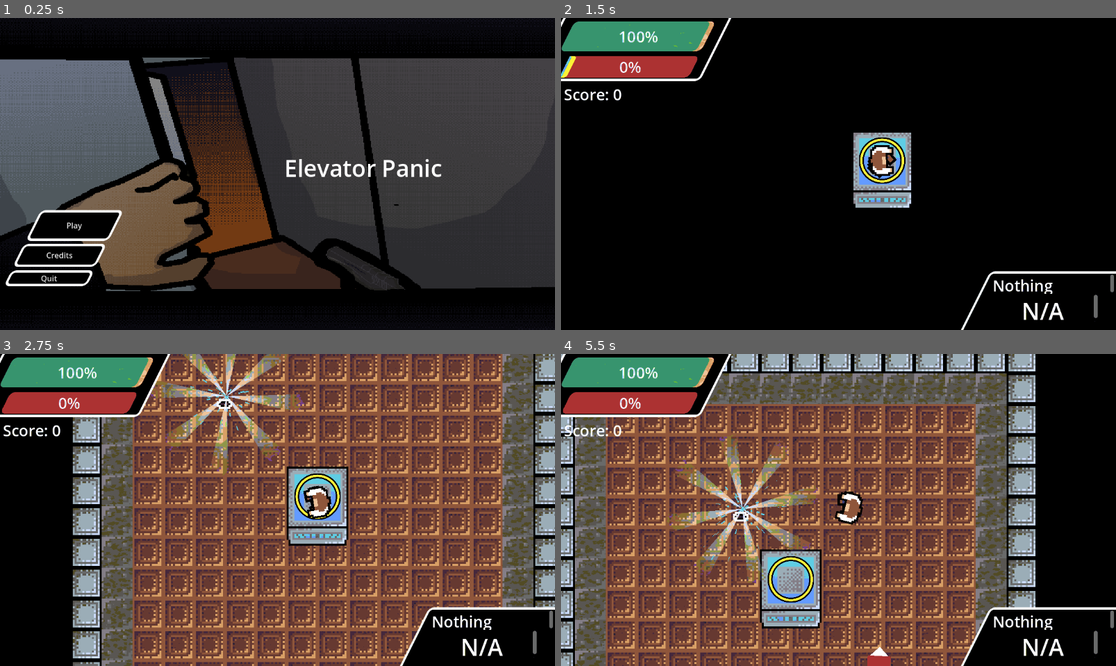
Above: before the commit, frames 1-4 (two rows, left to right).
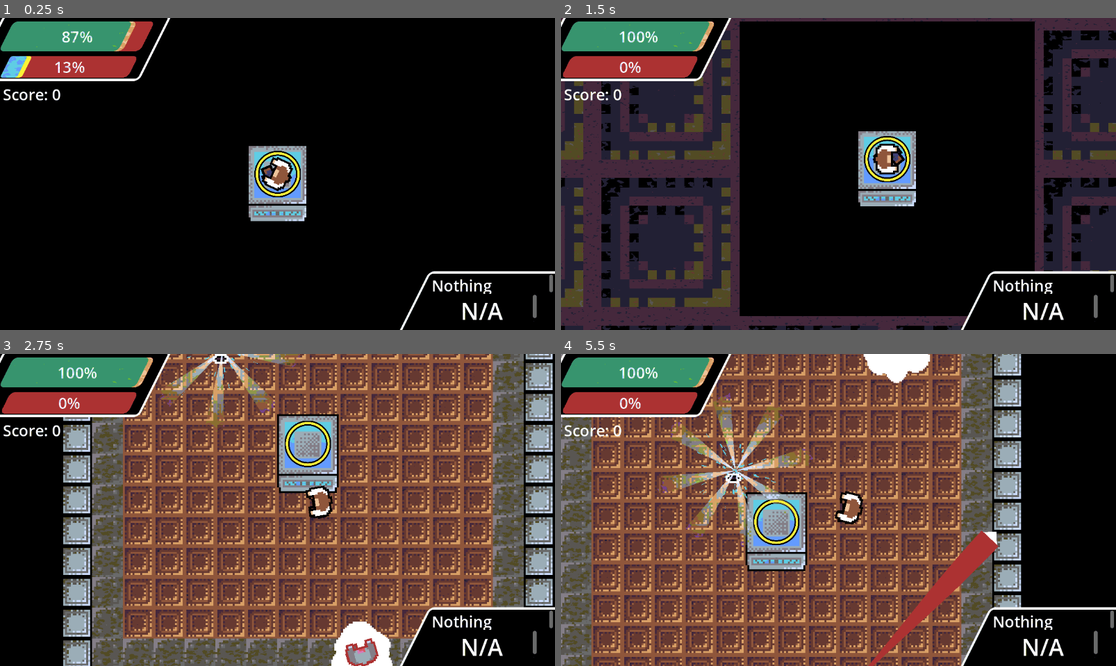
Above: after the commit, the same moments.

Repository: DriftWare07/gdod-jam-25
Game: Godot game, scene res://scenes/main.tscn
The game is run twice, just before and just after one commit, with the same random seed, the same clock (stepped at 60 frames per second) and the same inputs. Before the commit the project starts from res://scenes/menu.tscn. Sound files missing from this copy of the repository are replaced by a short silence.
Inputs (mouse positions are in pixels of both pictures, inside the frame that each line leads up to):
- Up to frame 1 (0.25 s): no input
- Up to frame 2 (1.5 s): click (633, 227) at 0.5 s, where only the run before the commit has a clickable "Play"; move the mouse to (960, 158) at 1.27 s; press the mouse at (960, 158) at 1.28 s; hold D (right) from 1.28 s (still down)
- Up to frame 3 (2.75 s): move the mouse to (166, 525) at 2.02 s; release D (right) at 2.03 s; release the mouse at (166, 525) at 2.03 s; hold S (down) from 2.03 s (still down); click (166, 525) at 2.1 s
- Up to frame 4 (5.5 s): move the mouse to (894, 441) at 2.77 s; release S (down) at 2.78 s; press the mouse at (894, 441) at 2.78 s; hold D (right) 2.78-3.53 s; move the mouse to (810, 572) at 3.52 s; release the mouse at (810, 572) at 3.53 s; hold W (up) 3.53-4.28 s; click (810, 572) at 3.6 s; move the mouse to (1005, 556) at 4.27 s; press the mouse at (1005, 556) at 4.28 s; hold A (left) from 4.28 s (still down); move the mouse to (672, 463) at 5.02 s; release the mouse at (672, 463) at 5.03 s; click (672, 463) at 5.1 s

The runs differ from the first frame. In frame 1, 69% of the frame differs, in the area x 0-100%, y 0-100%; in frame 2, 40%; in frame 3, 54%; in frame 4, 58%.

Commit message:
main menu

Diff:
--- a/gdod-jam-25/project.godot
+++ b/gdod-jam-25/project.godot
@@ -11,7 +11,7 @@
 [application]
 
 config/name="gdod jam 25"
-run/main_scene="uid://cqg8koeuspqkc"
+run/main_scene="res://scenes/main.tscn"
 config/features=PackedStringArray("4.4", "Forward Plus")
 config/icon="res://icon.svg"
 
@@ -19,6 +19,11 @@
 
 Shaker="*res://addons/shaker/src/Shaker.gd"
 Global="*res://scripts/global.gd"
+
+[display]
+
+window/stretch/aspect="keep_height"
+window/stretch/scale_mode="integer"
 
 [editor_plugins]
 
--- a/gdod-jam-25/scenes/menu.tscn
+++ b/gdod-jam-25/scenes/menu.tscn
@@ -1,7 +1,7 @@
 [gd_scene load_steps=5 format=3 uid="uid://cqg8koeuspqkc"]
 
 [ext_resource type="Theme" uid="uid://2bek0awd3xii" path="res://assets/main_theme.tres" id="1_vjb58"]
-[ext_resource type="Texture2D" uid="uid://cvih0dgaufff6" path="res://assets/P1140690.png" id="1_yqeox"]
+[ext_resource type="Texture2D" uid="uid://cvih0dgaufff6" path="res://assets/shaders/P1140690.png" id="1_yqeox"]
 [ext_resource type="Script" uid="uid://s68dshxmqcdh" path="res://scripts/main_menu.gd" id="2_mhnvy"]
 [ext_resource type="AudioStream" uid="uid://b0wwvfswbwjq4" path="res://assets/sounds/hurt sounds/MUSCPerc_Gong, Raw, Stinger, Drone 22_344 Audio_Cymbals From Hell Vol 2.wav" id="3_con2f"]
 
--- /dev/null
+++ b/gdod-jam-25/scenes/player/main_menu.tscn
@@ -0,0 +1,147 @@
+[gd_scene load_steps=8 format=3 uid="uid://dd75e8cfa15m0"]
+
+[ext_resource type="Texture2D" uid="uid://cvih0dgaufff6" path="res://assets/shaders/P1140690.png" id="1_3qduv"]
+[ext_resource type="FontFile" uid="uid://ma8yhijiwncb" path="res://scenes/GrapeSoda.ttf" id="2_etmgo"]
+
+[sub_resource type="StyleBoxTexture" id="StyleBoxTexture_hawyq"]
+texture = ExtResource("1_3qduv")
+expand_margin_top = 110.0
+expand_margin_bottom = 110.0
+modulate_color = Color(0.728822, 0.728822, 0.728822, 1)
+
+[sub_resource type="StyleBoxEmpty" id="StyleBoxEmpty_c6kli"]
+
+[sub_resource type="StyleBoxFlat" id="StyleBoxFlat_3iyk8"]
+bg_color = Color(0.212305, 0.212305, 0.212305, 1)
+border_width_left = 6
+border_width_top = 6
+border_width_right = 6
+border_width_bottom = 6
+border_color = Color(1, 1, 1, 1)
+corner_radius_top_left = 16
+corner_radius_top_right = 16
+corner_radius_bottom_right = 16
+corner_radius_bottom_left = 16
+shadow_color = Color(0, 0, 0, 0)
+shadow_size = 5
+shadow_offset = Vector2(0, 3.41)
+
+[sub_resource type="StyleBoxFlat" id="StyleBoxFlat_8xbyn"]
+bg_color = Color(0.205117, 0.205117, 0.205117, 1)
+border_width_left = 6
+border_width_top = 6
+border_width_right = 6
+border_width_bottom = 6
+border_color = Color(1, 1, 1, 1)
+corner_radius_top_left = 16
+corner_radius_top_right = 16
+corner_radius_bottom_right = 16
+corner_radius_bottom_left = 16
+shadow_color = Color(0, 0, 0, 0)
+shadow_size = 5
+shadow_offset = Vector2(0, 3.41)
+
+[sub_resource type="StyleBoxFlat" id="StyleBoxFlat_afe4r"]
+bg_color = Color(0, 0, 0, 1)
+border_width_left = 6
+border_width_top = 6
+border_width_right = 6
+border_width_bottom = 6
+border_color = Color(1, 1, 1, 1)
+corner_radius_top_left = 16
+corner_radius_top_right = 16
+corner_radius_bottom_right = 16
+corner_radius_bottom_left = 16
+shadow_color = Color(0, 0, 0, 0)
+shadow_size = 5
+shadow_offset = Vector2(0, 3.41)
+
+[node name="MainMenu" type="Control"]
+layout_mode = 3
+anchors_preset = 15
+anchor_right = 1.0
+anchor_bottom = 1.0
+grow_horizontal = 2
+grow_vertical = 2
+
+[node name="Panel" type="Panel" parent="."]
+layout_mode = 1
+anchors_preset = 15
+anchor_right = 1.0
+anchor_bottom = 1.0
+grow_horizontal = 2
+grow_vertical = 2
+theme_override_styles/panel = SubResource("StyleBoxTexture_hawyq")
+
+[node name="VBoxContainer" type="VBoxContainer" parent="."]
+layout_mode = 1
+anchors_preset = 8
+anchor_left = 0.5
+anchor_top = 0.5
+anchor_right = 0.5
+anchor_bottom = 0.5
+offset_left = 100.0
+offset_top = -51.0
+offset_right = 500.0
+offset_bottom = 151.0
+grow_horizontal = 2
+grow_vertical = 2
+theme_override_constants/separation = 17
+
+[node name="Button" type="Button" parent="VBoxContainer"]
+layout_mode = 2
+size_flags_vertical = 3
+theme_override_colors/font_hover_pressed_color = Color(1, 1, 1, 1)
+theme_override_colors/font_color = Color(1, 1, 1, 1)
+theme_override_fonts/font = ExtResource("2_etmgo")
+theme_override_font_sizes/font_size = 37
+theme_override_styles/focus = SubResource("StyleBoxEmpty_c6kli")
+theme_override_styles/hover = SubResource("StyleBoxFlat_3iyk8")
+theme_override_styles/pressed = SubResource("StyleBoxFlat_8xbyn")
+theme_override_styles/normal = SubResource("StyleBoxFlat_afe4r")
+text = "Start Game"
+
+[node name="Button2" type="Button" parent="VBoxContainer"]
+layout_mode = 2
+size_flags_vertical = 3
+theme_override_colors/font_hover_pressed_color = Color(1, 1, 1, 1)
+theme_override_colors/font_color = Color(1, 1, 1, 1)
+theme_override_fonts/font = ExtResource("2_etmgo")
+theme_override_font_sizes/font_size = 37
+theme_override_styles/focus = SubResource("StyleBoxEmpty_c6kli")
+theme_override_styles/hover = SubResource("StyleBoxFlat_3iyk8")
+theme_override_styles/pressed = SubResource("StyleBoxFlat_8xbyn")
+theme_override_styles/normal = SubResource("StyleBoxFlat_afe4r")
+text = "Options"
+
+[node name="Button3" type="Button" parent="VBoxContainer"]
+layout_mode = 2
+size_flags_vertical = 3
+theme_override_colors/font_hover_pressed_color = Color(1, 1, 1, 1)
+theme_override_colors/font_color = Color(1, 1, 1, 1)
+theme_override_fonts/font = ExtResource("2_etmgo")
+theme_override_font_sizes/font_size = 37
+theme_override_styles/focus = SubResource("StyleBoxEmpty_c6kli")
+theme_override_styles/hover = SubResource("StyleBoxFlat_3iyk8")
+theme_override_styles/pressed = SubResource("StyleBoxFlat_8xbyn")
+theme_override_styles/normal = SubResource("StyleBoxFlat_afe4r")
+text = "Exit"
+
+[node name="Label" type="Label" parent="."]
+layout_mode = 1
+anchors_preset = 8
+anchor_left = 0.5
+anchor_top = 0.5
+anchor_right = 0.5
+anchor_bottom = 0.5
+offset_left = 39.0
+offset_top = -210.0
+offset_right = 526.0
+offset_bottom = -126.0
+grow_horizontal = 2
+grow_vertical = 2
+theme_override_colors/font_shadow_color = Color(0, 0, 0, 1)
+theme_override_constants/shadow_offset_y = 15
+theme_override_fonts/font = ExtResource("2_etmgo")
+theme_override_font_sizes/font_size = 92
+text = "Elevator Panic"
Renamed: gdod-jam-25/assets/P1140690.png -> gdod-jam-25/assets/shaders/P1140690.png
Not shown, changed: gdod-jam-25/assets/shaders/P1140690.png.import
Binary file added: gdod-jam-25/scenes/GrapeSoda.ttf
Not shown, added: gdod-jam-25/scenes/GrapeSoda.ttf.import
